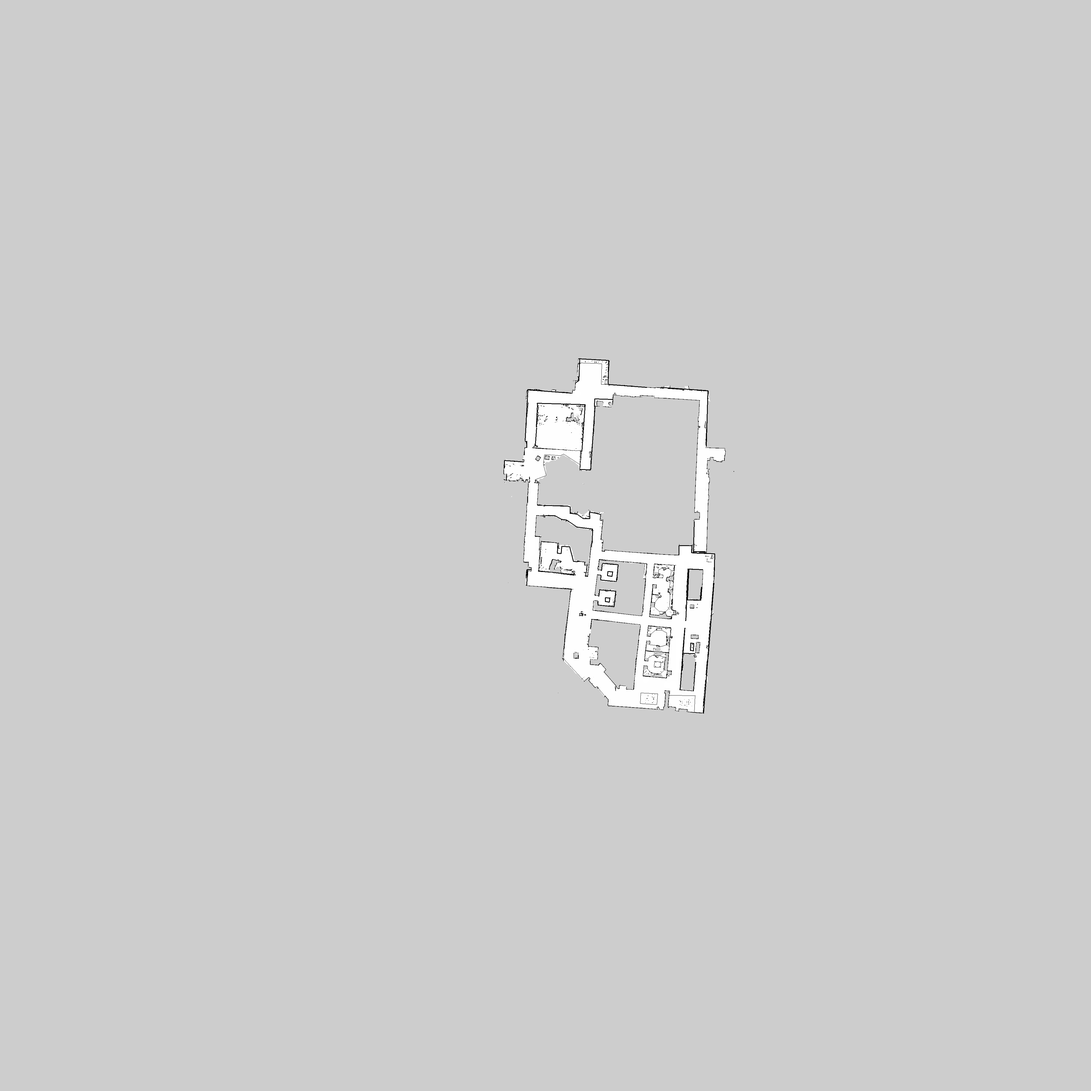
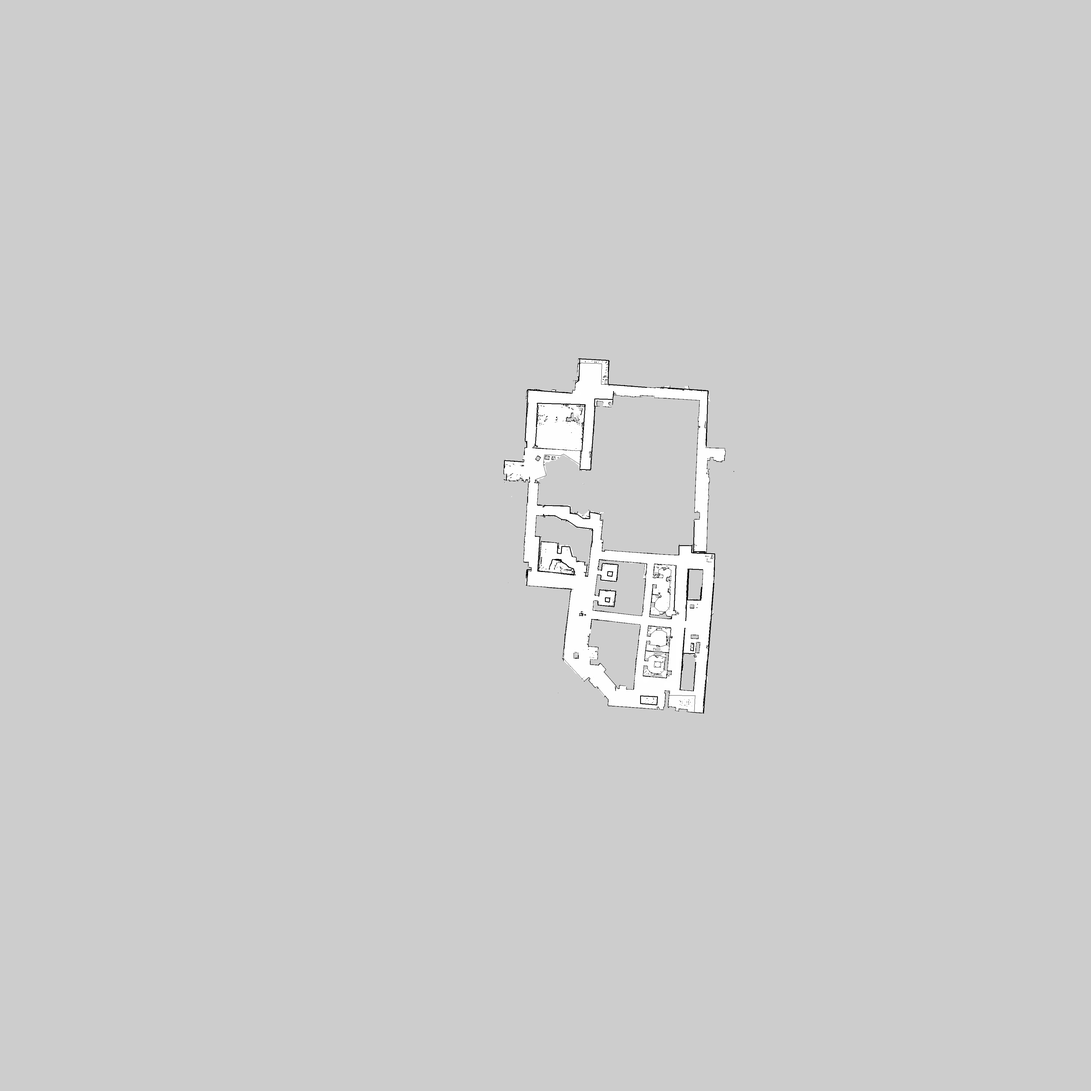
Layered file, before and after one edit (1091px x 1091px). Changes by layer:
renamed "whole_floor.pgm" to "whole_floor_open_doors_no_trashcans.pgm", painted on it over bbox(537, 391, 692, 706)
